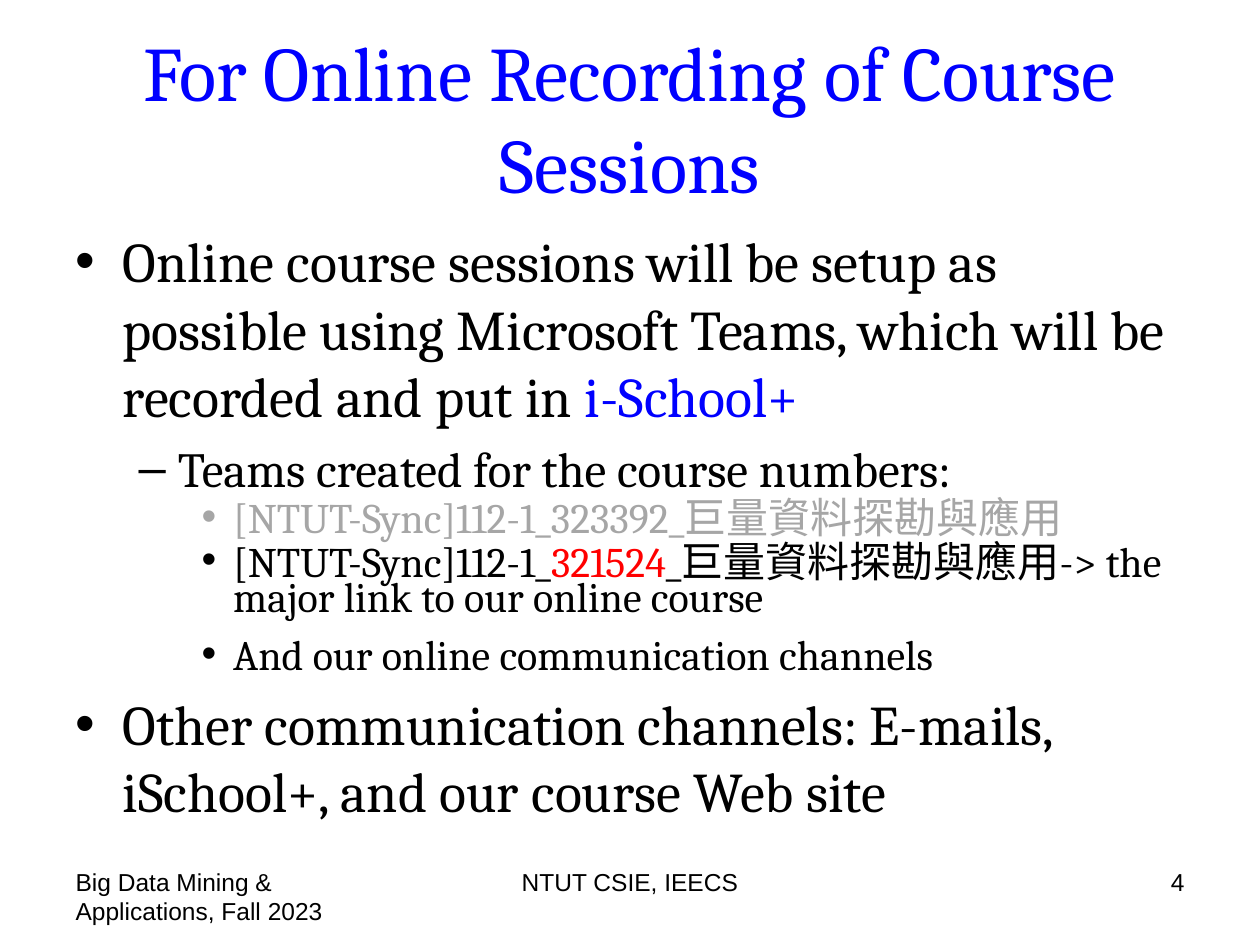
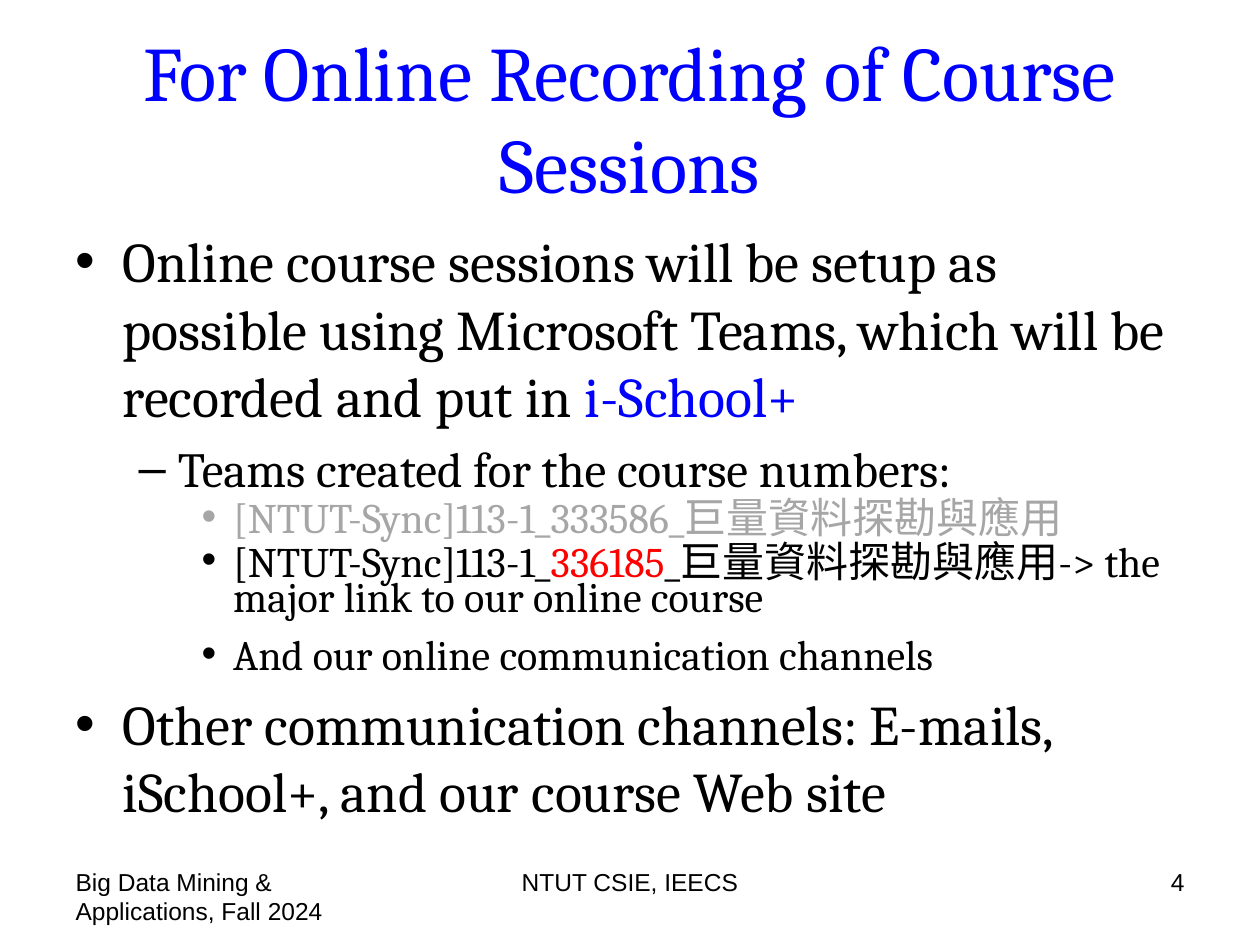
Before and after one commit to chriswjh/chriswjh.github.io, a slide deck: slide 4 of BDM/00-overview.pptx. Drawn at 1260x945 pixels with LibreOffice and Linux fonts; fonts in the diff are those of the drawing. Boxes give left, top, right and bottom in pixels: in the first picture for what was removed or moved away, otherwise in the second. Text is boxed around its words. In the diff, an @@ line names an element or a change of style, - is before the commit and + after.

```diff
--- a/BDM/00-overview.pptx
+++ b/BDM/00-overview.pptx
@@ text at bbox=[233, 497, 1160, 621]: text changed @@
-    • [NTUT-Sync]112-1_323392_巨量資料探勘與應用
-    • [NTUT-Sync]112-1_321524_巨量資料探勘與應用-> the major link to our online course
+    • [NTUT-Sync]113-1_333586_巨量資料探勘與應用
+    • [NTUT-Sync]113-1_336185_巨量資料探勘與應用-> the major link to our online course
@@ text at bbox=[76, 873, 323, 925]: text changed @@
-Big Data Mining & Applications, Fall 2023
+Big Data Mining & Applications, Fall 2024
```
Also in this commit, not shown: 53 other slides changed, 3 slides added.
